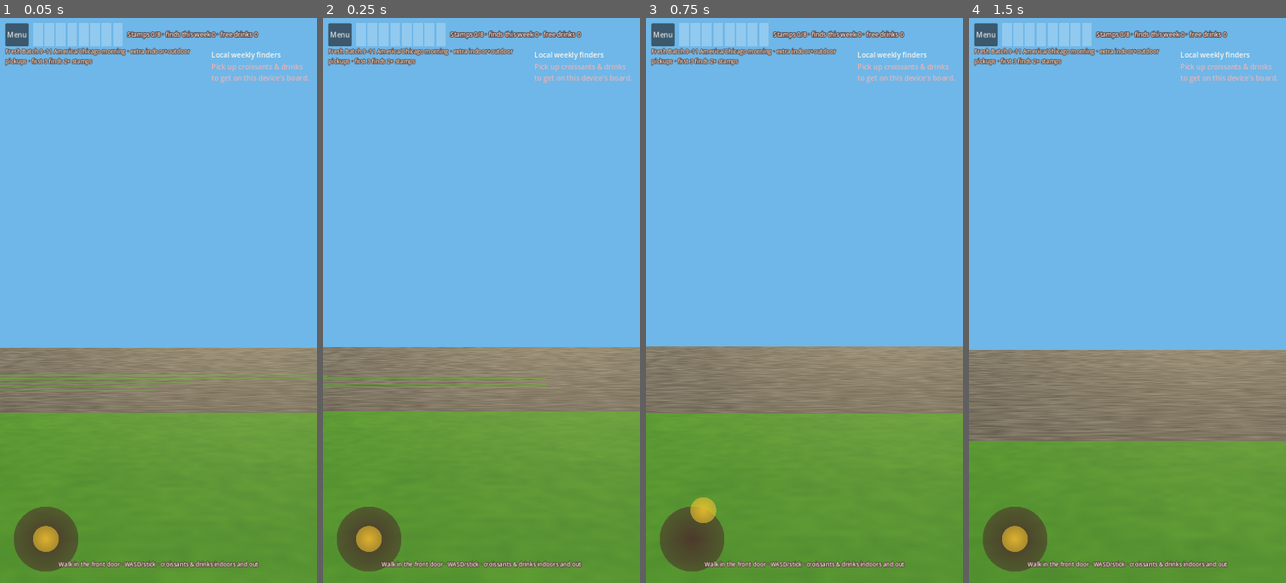
Above: before the commit, frames 1-4 (left to right).
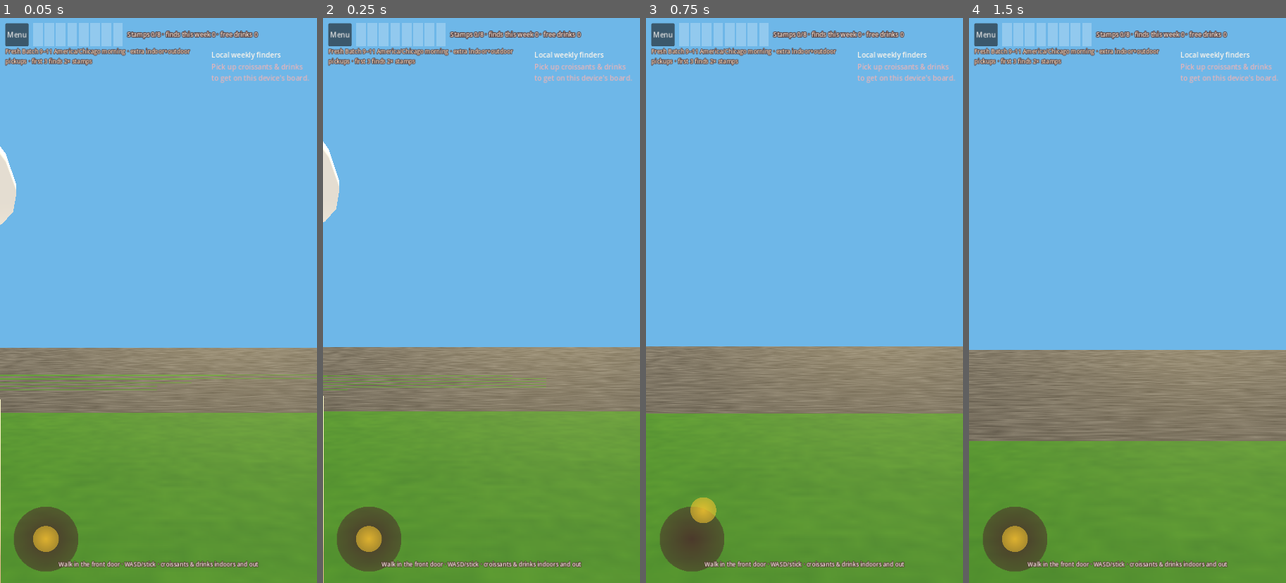
Above: after the commit, the same moments.

Repository: glennw56/sunshine-android
Game: Godot game, scene res://scenes/explore/explore_3d.tscn
The game is run twice, just before and just after one commit, with the same random seed, the same clock (stepped at 60 frames per second) and the same inputs. This scene is started directly instead of the project's main scene.
Inputs (mouse positions are in pixels of both pictures, inside the frame that each line leads up to):
- Up to frame 1 (0.05 s): no input
- Up to frame 2 (0.25 s): no input
- Up to frame 3 (0.75 s): tap Enter at 0.5 s; drag from (690, 537) to (836, 176) at 0.52 s
- Up to frame 4 (1.5 s): drag from (1064, 328) to (1111, 413) at 1.27 s

The runs differ from the first frame. In frame 1, 0.6% of the frame differs, in the area x 0-6%, y 22-100%; in frame 2, 0.6%, in the area x 0-6%, y 21-100%; in frame 3, nothing differs; in frame 4, nothing differs.

Commit message:
Revert attach scale; GLB already meter-height
Hat world Y ≈1.35 / AABB ~1.5m after node transforms. Prior 4.2m reading was pre-export build units. Keep Models.attach at scale 1.

Diff:
--- a/scripts/explore/bakery_world.gd
+++ b/scripts/explore/bakery_world.gd
@@ -363,13 +363,8 @@
 
 
 func _place_mascot() -> void:
-	# Real GLB authored ~3× tall vs procedural ~1.5m greeter; scale to match lawn spot.
-	var girl := Models.instantiate_if_real(Models.GIRL)
-	if girl != null:
-		girl.position = Vector3(-4.6, 0.0, -2.8)
-		girl.rotation.y = deg_to_rad(-12)
-		girl.scale = Vector3.ONE * 0.37
-		add_child(girl)
+	# GLB is meter-authored (~1.5m standing; Hat world Y ≈1.35). No attach scale.
+	if Models.attach(self, Models.GIRL, Vector3(-4.6, 0.0, -2.8), deg_to_rad(-12)):
 		return
 	var greeter := SunshineMascot.new()
 	greeter.show_emblem = false
Not shown, changed: assets/models/README.md
